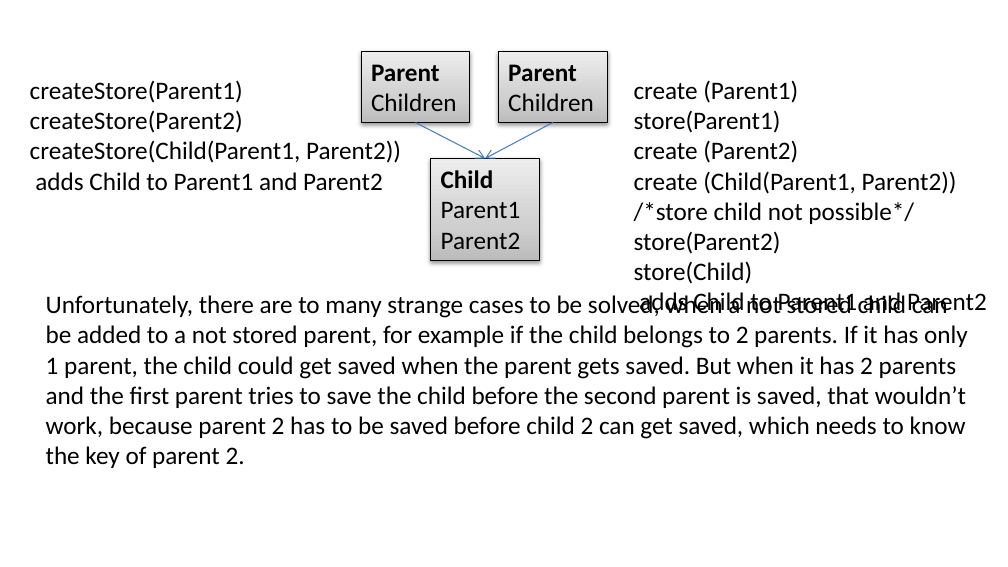
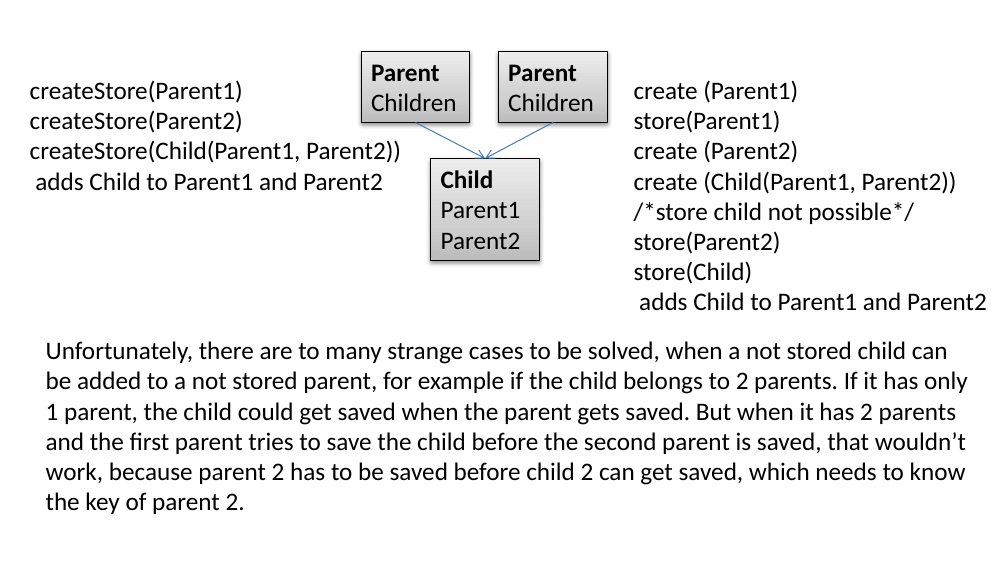
Before and after one commit to PeterHuberSg/Storage, a slide deck: slide 5 of Design.pptx. Drawn at 1008x567 pixels with LibreOffice and Linux fonts; fonts in the diff are those of the drawing. Boxes give left, top, right and bottom in pixels: in the first picture for what was removed or moved away, otherwise in the second. Text is boxed around its words. In the diff, an @@ line names an element or a change of style, - is before the commit and + after.

```diff
--- a/Design.pptx
+++ b/Design.pptx
@@ text "Unfortunately, there are to many ...": place and size @@
-text "Unfortunately, there are to many ..." at <box>46,293,968,468</box>
+text "Unfortunately, there are to many ..." at <box>46,341,968,514</box>
```
Also in this commit, not shown: 4 other slides changed, 1 other file.
